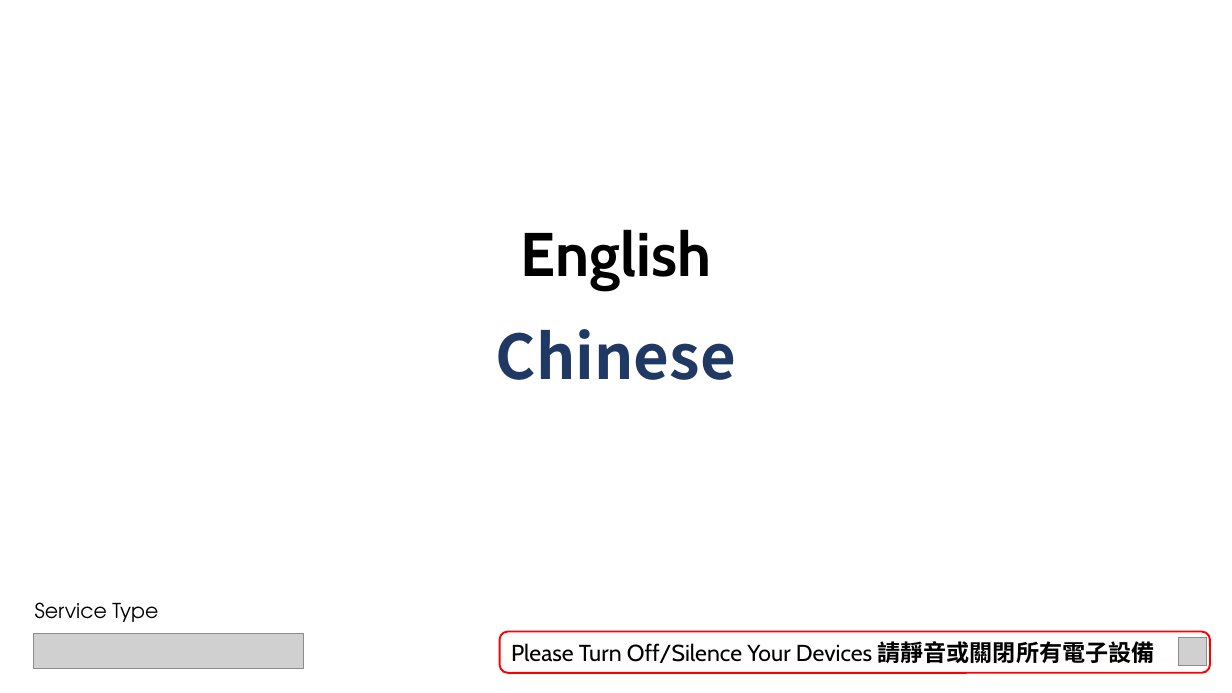
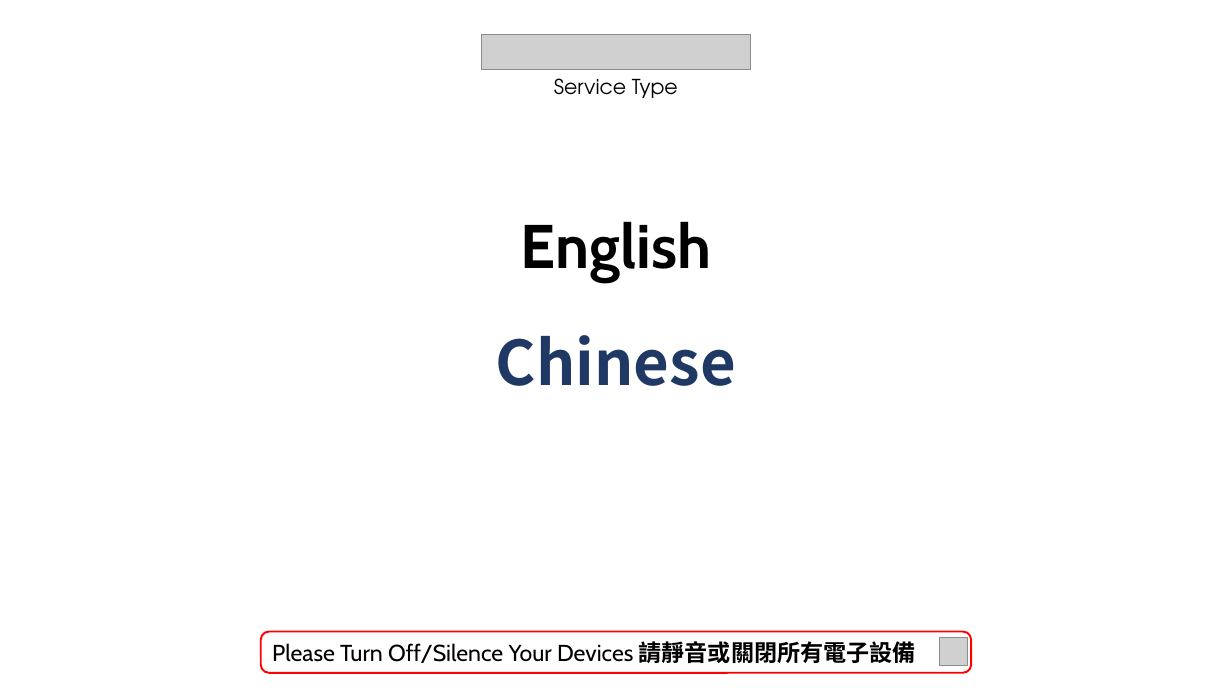
Before and after one commit to calebchanwy/tjc-powerpoint, a slide deck: slide 2 of TJCPowerPoint/Resources/ServiceWidescreen.pptx. Drawn at 1232x693 pixels with LibreOffice and Linux fonts; fonts in the diff are those of the drawing; grey boxes stand for pictures; background and template pictures are left out. Boxes give left, top, right and bottom in pixels: in the first picture for what was removed or moved away, otherwise in the second. Text is boxed around its words. In the diff, an @@ line names an element or a change of style, - is before the commit and + after.

```diff
--- a/TJCPowerPoint/Resources/ServiceWidescreen.pptx
+++ b/TJCPowerPoint/Resources/ServiceWidescreen.pptx
@@ picture: place and size @@
-picture at (34, 634, 303, 669)
+picture at (482, 35, 750, 70)
@@ text "Service Type": place and size @@
-text "Service Type" at (35, 602, 158, 622)
+text "Service Type" at (554, 78, 678, 98)
@@ text "Service Type" at (554, 78, 678, 98): alignment left to centre; vertical alignment top to bottom @@
@@ text "English": place and size @@
-text "English" at (521, 229, 711, 291)
+text "English" at (521, 221, 711, 282)
@@ text "Chinese": place and size @@
-text "Chinese" at (496, 329, 736, 380)
+text "Chinese" at (496, 335, 736, 386)
@@ rounded rectangle "Please Turn Off/Silence Your Devices ...": place and size @@
-rounded rectangle "Please Turn Off/Silence Your Devices ..." at (500, 631, 1211, 673)
+rounded rectangle "Please Turn Off/Silence Your Devices ..." at (261, 631, 971, 673)
@@ picture: place and size @@
-picture at (1178, 638, 1207, 666)
+picture at (940, 638, 969, 666)
```
Also in this commit, not shown: 4 other slides changed, 14 other files.
